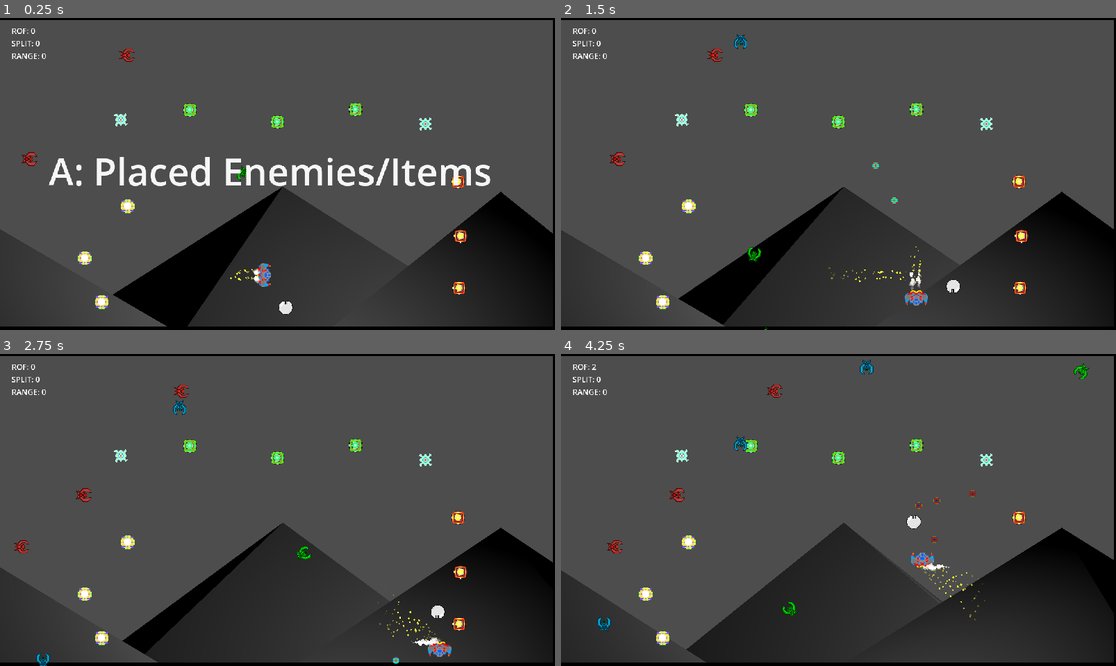
Above: before the commit, frames 1-4 (two rows, left to right).
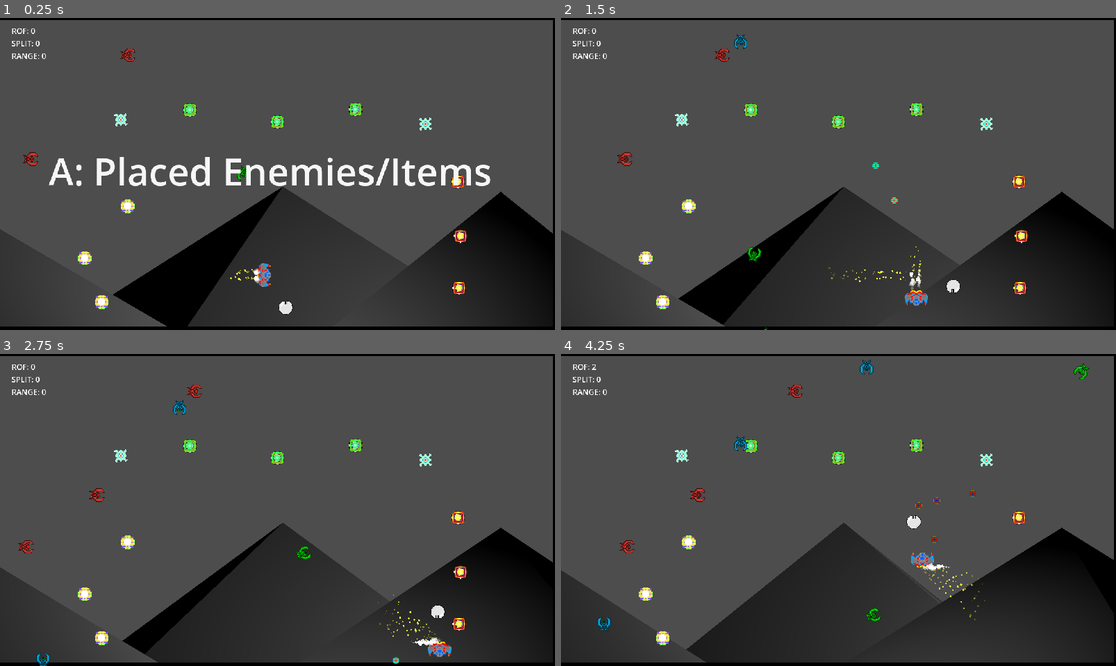
Above: after the commit, the same moments.

Repository: gamkedo-la/AttackStackCharlie
Game: Godot game, scene res://Levels/TestLevelA.tscn
Same seed, same stepped clock (60 frames per second), same inputs: the game is played once before the commit and once after it. This scene is started directly instead of the project's main scene. Sound files missing from this copy of the repository are replaced by a short silence.
Inputs:
- Up to frame 1 (0.25 s): no input
- Up to frame 2 (1.5 s): hold D (move right) 0.53-1.28 s; hold Space (shoot) 0.53-1.28 s; hold S (move down) from 1.28 s (still down); tap Space (shoot) at 1.35 s
- Up to frame 3 (2.75 s): release S (move down) at 2.03 s; hold D (move right) from 2.03 s (still down); hold Space (shoot) from 2.03 s (still down)
- Up to frame 4 (4.25 s): release D (move right) at 2.78 s; release Space (shoot) at 2.78 s; hold W (move up) 2.78-3.53 s; tap Space (shoot) at 2.85 s; hold A (move left) from 3.53 s (still down); hold Space (shoot) from 3.53 s (still down)

The runs differ from the first frame. In frame 1, 0.1% of the frame differs, in the area x 3-25%, y 9-48%; in frame 2, 0.2%; in frame 3, 0.4%; in frame 4, 0.6%, in the area x 8-58%, y 9-86%.

Commit message:
D level testing circlers and rushers, circlers now half orbit the other way

Diff:
--- a/Enemies/Scripts/EvilCircler.gd
+++ b/Enemies/Scripts/EvilCircler.gd
@@ -6,10 +6,12 @@
 var circlePercent = 0
 var inRangeOfTarget
 var targetPos = Vector2()
+var cwOrbit = false;
 
 func _ready():
 	var player_node = get_tree().current_scene.get_node("EveryLevelReusedStuff/Player")
 	player_node.connect("player_moved", Callable(self, "_on_player_moved"))
+	cwOrbit = randi_range(0,10) < 5
 
 func _on_player_moved(new_position):
 	targetPos = new_position
@@ -27,8 +29,11 @@
 			rotationAmount = targetSpotOnUnitCircle.angle()
 			# print("Radians: ")
 			# print(rotationAmount)
-		targetPos.x += cos(rotationAmount + PI/2) * CIRCLE_DISTANCE
-		targetPos.y += sin(rotationAmount + PI/2) * CIRCLE_DISTANCE
+		var rotDir = -1;
+		if cwOrbit:
+			rotDir = 1
+		targetPos.x += cos(rotationAmount + rotDir*PI/2) * CIRCLE_DISTANCE
+		targetPos.y += sin(rotationAmount + rotDir*PI/2) * CIRCLE_DISTANCE
 		global_position += (targetPos - global_position).normalized() * delta * ENEMY_SPEED * 5
 	else:
 		# print("outofrange")
--- a/Enemies/Scripts/EvilRusher.gd
+++ b/Enemies/Scripts/EvilRusher.gd
@@ -1,8 +1,8 @@
 extends "res://Enemies/Scripts/Enemy.gd"
 
-const HUNT_SPEED = 45
-const RUSH_SPEED = 95
-const RUSH_DISTANCE = 200
+const HUNT_SPEED = 55
+const RUSH_SPEED = 105
+const RUSH_DISTANCE = 300
 
 var targetPos = Vector2()
 var lastMovingVec = Vector2.RIGHT
--- a/Levels/TestLevelC.tscn
+++ b/Levels/TestLevelC.tscn
@@ -18,7 +18,7 @@
 "weight": 1
 }])
 minRespawnTime = 0.04
-maxRespawnTime = 0.07
+maxRespawnTime = 0.08
 maxEnemies = 350
 
 [node name="Powerups (pre-placed)" type="Node2D" parent="."]
--- /dev/null
+++ b/Levels/TestLevelD.tscn
@@ -0,0 +1,55 @@
+[gd_scene load_steps=6 format=3 uid="uid://brio6le6kk8gj"]
+
+[ext_resource type="Script" path="res://Levels/MainPlay.gd" id="1_dwuun"]
+[ext_resource type="Script" path="res://Enemies/EnemyEdgeSpawning.gd" id="2_5tofp"]
+[ext_resource type="PackedScene" uid="uid://di0klw80v6wob" path="res://Models/vr-hand.glb" id="3_c8qap"]
+[ext_resource type="PackedScene" uid="uid://0xcemwtyox3a" path="res://Models/pyramid.glb" id="4_oysmc"]
+[ext_resource type="PackedScene" uid="uid://8kolafukcuow" path="res://Levels/EveryLevelReusedStuff.tscn" id="5_c5txp"]
+
+[node name="MainPlay" type="Node2D"]
+process_mode = 1
+script = ExtResource("1_dwuun")
+LevelName = "D: Rush and Circles"
+
+[node name="Enemies" type="Node2D" parent="."]
+script = ExtResource("2_5tofp")
+enemy_data = Array[Dictionary]([{
+"scene": "EvilRusher",
+"weight": 3
+}, {
+"scene": "EvilCircler",
+"weight": 2
+}])
+minRespawnTime = 0.1
+maxRespawnTime = 0.4
+maxEnemies = 150
+
+[node name="Powerups (pre-placed)" type="Node2D" parent="."]
+
+[node name="3D background scene" type="Node" parent="."]
+
+[node name="3D Lighting" type="Node3D" parent="3D background scene"]
+
+[node name="OmniLight3D" type="OmniLight3D" parent="3D background scene/3D Lighting"]
+transform = Transform3D(1, 0, 0, 0, 1, 0, 0, 0, 1, 18.6197, 4.99725, 11.2573)
+omni_range = 24.9841
+
+[node name="OmniLight3D2" type="OmniLight3D" parent="3D background scene/3D Lighting"]
+transform = Transform3D(1, 0, 0, 0, 1, 0, 0, 0, 1, 18.2094, -51.1959, 11.2573)
+omni_range = 47.1413
+
+[node name="OmniLight3D3" type="OmniLight3D" parent="3D background scene/3D Lighting"]
+transform = Transform3D(1, 0, 0, 0, 1, 0, 0, 0, 1, 34.6214, -88.5333, 11.2573)
+omni_range = 47.1413
+
+[node name="3D Models" type="Node3D" parent="3D background scene"]
+
+[node name="vr-hand" parent="3D background scene/3D Models" instance=ExtResource("3_c8qap")]
+transform = Transform3D(0.951772, -4.13695e-16, -0.306808, -0.304249, -0.128899, -0.943832, -0.0395474, 0.991658, -0.122683, 30.4395, -26.1895, 9.69217)
+
+[node name="pyramid" parent="3D background scene/3D Models" instance=ExtResource("4_oysmc")]
+transform = Transform3D(3.15643, -0.458666, -2.41383, 2.45256, 0.824817, 3.05034, 0.14797, -3.88707, 0.932096, 8.88812, -33.7776, 10.4479)
+
+[node name="EveryLevelReusedStuff" parent="." instance=ExtResource("5_c5txp")]
+
+[editable path="EveryLevelReusedStuff"]
